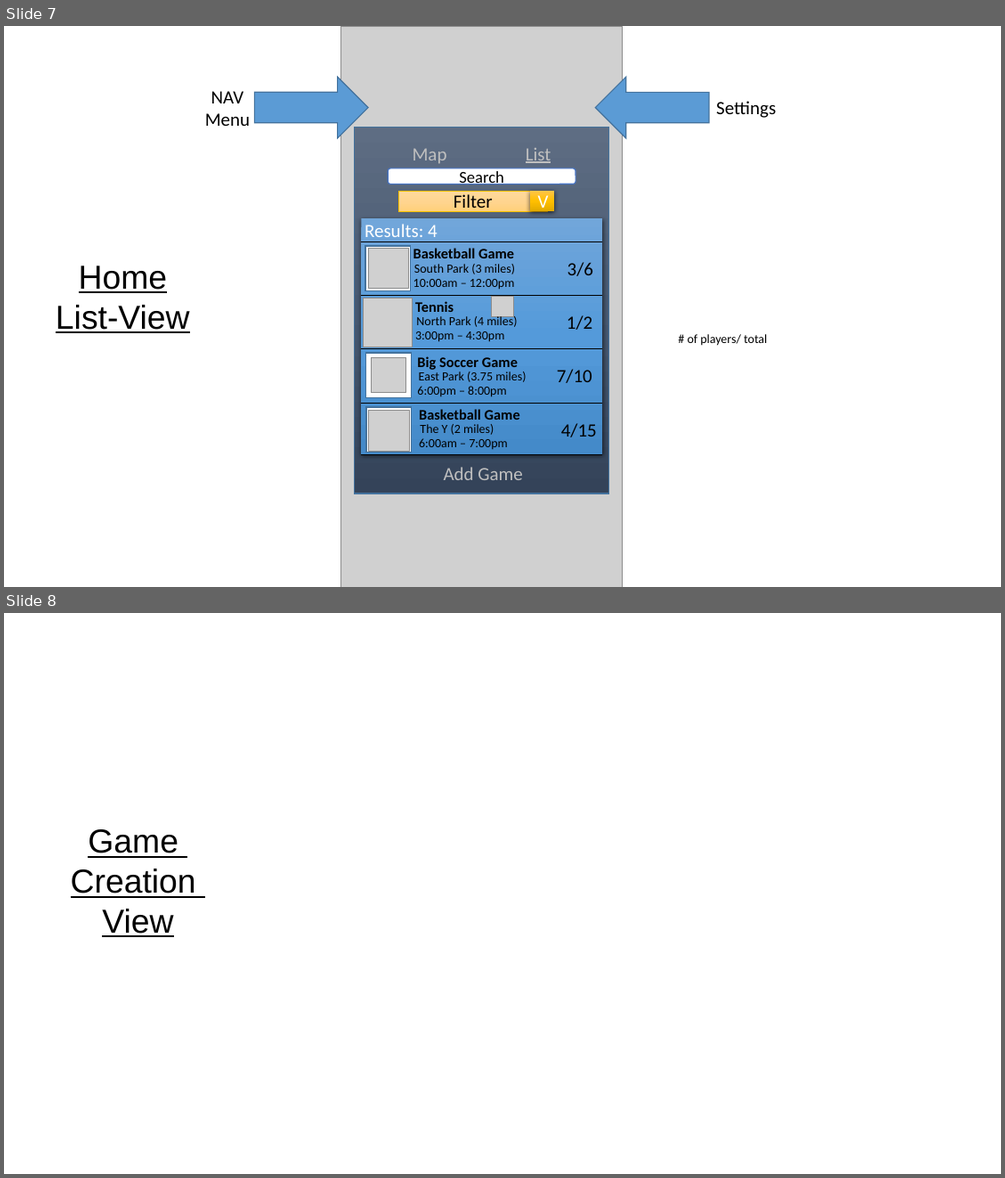
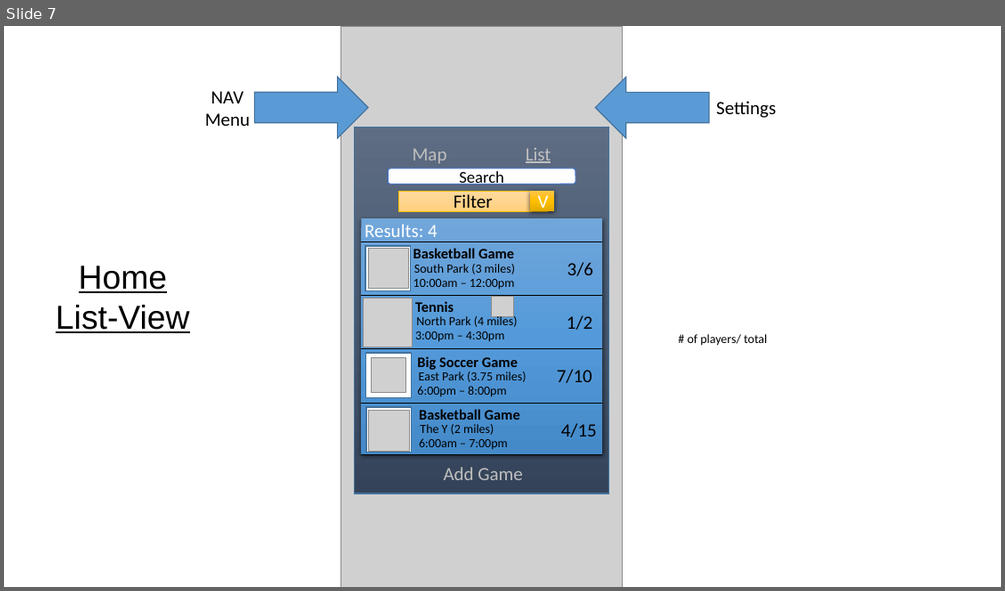
Before and after one commit to gfoudree/whosplayin, a slide deck: Storyboard Design.pptx. Shown one above the other, each under a label of ours: slides 7 and 8 before the commit, slide 7 after it. The pictures are 1005x1178 and 1005x591 pixels, drawn with LibreOffice and Linux fonts; fonts in the diff are those of the drawing; grey boxes stand for pictures. Boxes give left, top, right and bottom in pixels: in the first picture for what was removed or moved away, otherwise in the second. Text is boxed around its words. In the diff, an @@ line names an element or a change of style, - is before the commit and + after.

Commit message:
Storyboard
Added message view, and edited the game view

```diff
--- a/Storyboard Design.pptx
+++ b/Storyboard Design.pptx
@@ slide 8 removed at (4, 613, 1001, 1174), background #FFFFFF @@
@@ text removed at (71, 829, 196, 937) @@
-Game
-Creation
-View
```
Also in this commit, not shown: 2 slides changed, 2 slides added, 1 other file.
